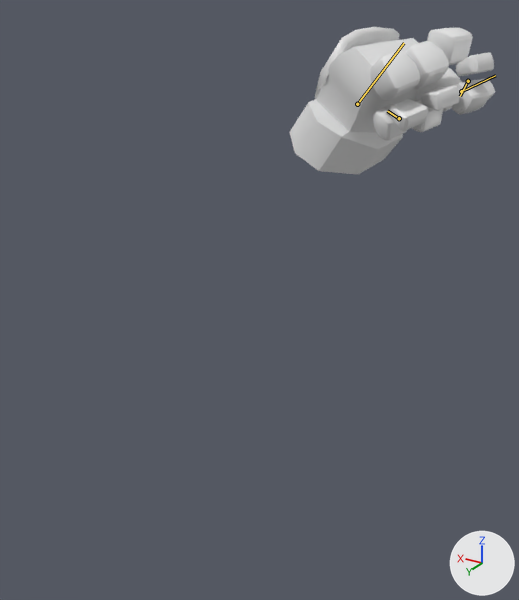
What one commit did to the FBX model blendFiles/Chara/FBX/SMSH_RIG_Hand_Character.fbx.
Before and after are seen from a 50 mm camera at (-0.909, 0.937, 0.632) aimed at (-0.462, 0.193, 0.26). The axes (+X, +Y, +Z) are drawn at lower right. The lights are the same throughout. The older version comes first. Both versions are drawn at frame 22 of the action 'Rig_Hand|sword_attack'; the numbers are the values there. The bones that change are drawn over the model as lines.

The first picture shows 'msh_hand_character'.
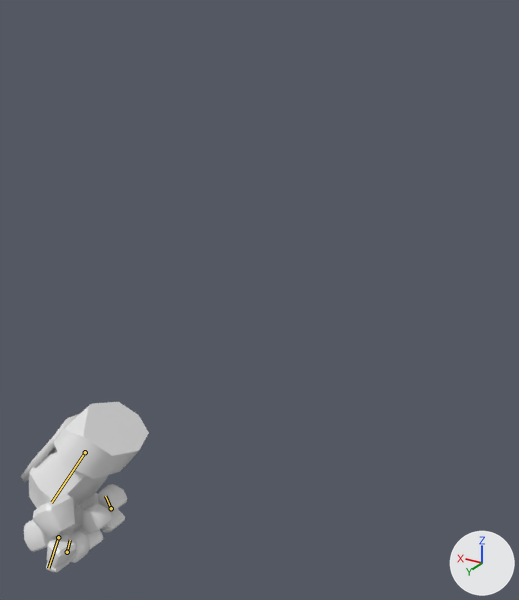
Edits to the bpy script that builds the scene:
```text
Change bone_hand:
    where bone_hand = bpy.data.objects['Rig_Hand'].pose.bones['Hand']
    bone_hand.location: (-0.5406, 0.1721, 0.4962) -> (-0.218, 0.3725, 0.0095)
    bone_hand.rotation_quaternion: (0.705, 0.596, -0.36, 0.133) -> (0.807, -0.54, -0.163, -0.173)  # degrees (88, -42, -19) -> degrees (-66, -27, -7)
Change bone_thumb_02:
    where bone_thumb_02 = bpy.data.objects['Rig_Hand'].pose.bones['Thumb_02']  # child of 'Thumb_01'
    bone_thumb_02.rotation_quaternion: (0.916, 0.0, 0.0, 0.4) -> (0.89, 0.0, 0.0, 0.455)  # degrees (0, 0, 47) -> degrees (0, 0, 54)
Change bone_finger01_03:
    where bone_finger01_03 = bpy.data.objects['Rig_Hand'].pose.bones['Finger01.03']  # child of 'Finger01.02'
    bone_finger01_03.rotation_quaternion: (0.882, 0.0, 0.0, 0.472) -> (0.727, 0.0, 0.0, 0.687)  # degrees (0, 0, 56) -> degrees (0, 0, 87)
Change bone_finger03_03:
    where bone_finger03_03 = bpy.data.objects['Rig_Hand'].pose.bones['Finger03.03']  # child of 'Finger03.02'
    bone_finger03_03.rotation_quaternion: (0.704, 0.0, 0.0, 0.71) -> (0.742, 0.0, 0.0, 0.67)  # degrees (0, 0, 91) -> degrees (0, 0, 84)
```

Pixel boxes (x1, y1, x2, y2) of what changed, in the pictures (519 x 600 px):
'msh_hand_character', posed (38% narrower, 15% taller)
    before: (289, 27, 495, 175)
    after: (21, 402, 149, 572)
bone 'Hand', root to tip
    before: (357, 104) to (404, 43)
    after: (85, 452) to (51, 502)
bone 'Thumb_02', root to tip
    before: (461, 91) to (495, 75)
    after: (58, 537) to (48, 568)
bone 'Finger01.03', root to tip
    before: (468, 81) to (460, 96)
    after: (67, 552) to (70, 540)
bone 'Finger03.03', root to tip
    before: (399, 118) to (387, 111)
    after: (111, 508) to (105, 496)
